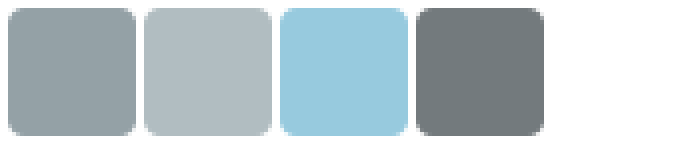
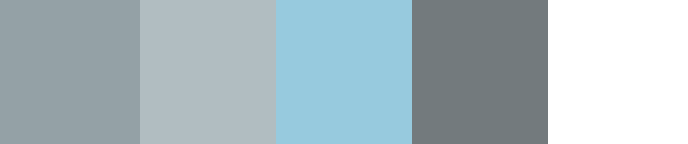
The second 688×144 image is a revision of the first. Changes to its layers:
removed group "Disable" (2 layers) over [0, 0, 548, 144]
renamed "Слой 2" to "Disable", moved it out of group "Disable", painted on it over [0, 0, 548, 144]
removed layer "Слой 1 копия" (1st of 3, in "Disable") from group "Disable" over [416, 8, 544, 136]
removed group "Focus" (2 layers) over [0, 0, 548, 144]
renamed "Слой 2" to "Focus", moved it out of group "Focus", painted on it over [0, 0, 548, 144]
removed layer "Слой 1 копия" (2nd of 3, in "Focus") from group "Focus" over [280, 8, 408, 136]
removed group "Hover" (2 layers) over [0, 0, 548, 144]
renamed "TextFieldPanelHovered" to "Hover", moved it out of group "Hover", painted on it over [0, 0, 548, 144]
removed layer "Слой 1 копия" (3rd of 3, in "Hover") from group "Hover" over [144, 8, 272, 136]
added layer "Normal" above "Слой 3" over [0, 0, 140, 144]
